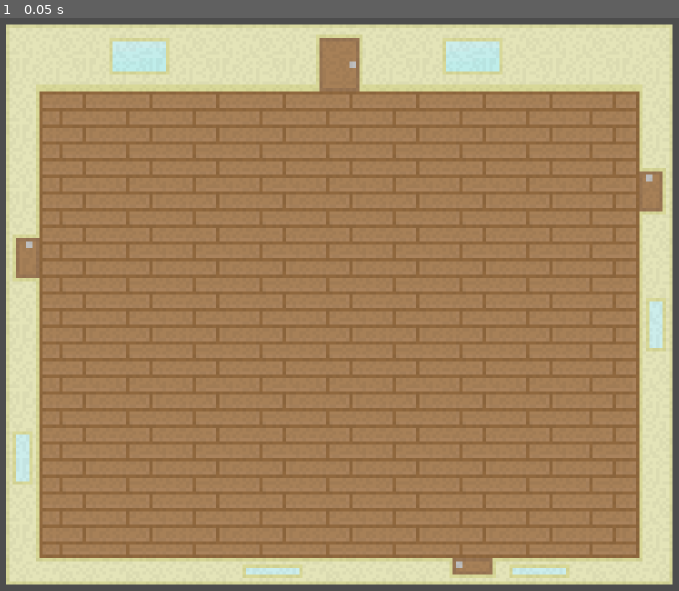
Above: before the commit, frame 1.
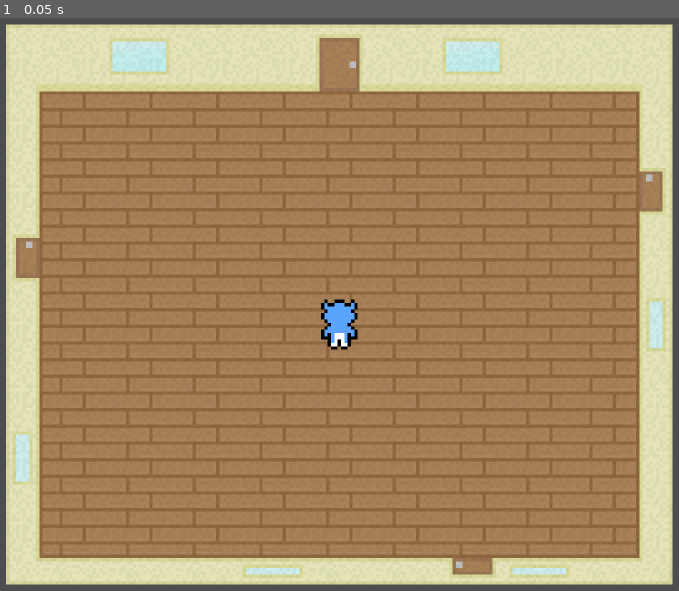
Above: after the commit, the same moment.

Repository: Furryous-Games/Practice-Run---Nyctophobia
Game: Godot game, scene res://Scenes/nyctophobia_game.tscn
Same seed, same stepped clock (60 frames per second), same inputs: the game is played once before the commit and once after it.
Inputs:
- Up to frame 1 (0.05 s): no input

The runs differ from the first frame. In frame 1, 0.4% of the frame differs, in the area x 47-53%, y 49-58%.

Commit message:
Developed Basic Player Movement

Diff:
--- a/Nyctophobia Game/Scenes/nyctophobia_game.tscn
+++ b/Nyctophobia Game/Scenes/nyctophobia_game.tscn
@@ -1,10 +1,11 @@
-[gd_scene load_steps=5 format=3 uid="uid://lhce756532wj"]
+[gd_scene load_steps=6 format=3 uid="uid://lhce756532wj"]
 
-[ext_resource type="Script" path="res://Scripts/main_script.gd" id="1_w5anb"]
-[ext_resource type="Texture2D" uid="uid://d2nvyfnik0rhk" path="res://Assets/Art/roomTileset.png" id="2_xxo5l"]
+[ext_resource type="Script" uid="uid://g8pqkqh6xfnj" path="res://scripts/main_script.gd" id="1_v57t4"]
+[ext_resource type="Texture2D" uid="uid://d2nvyfnik0rhk" path="res://assets/sprites/roomTileset.png" id="2_vhfn7"]
+[ext_resource type="PackedScene" uid="uid://bn6ku55hacl74" path="res://scenes/player.tscn" id="3_vhfn7"]
 
 [sub_resource type="TileSetAtlasSource" id="TileSetAtlasSource_iw1gg"]
-texture = ExtResource("2_xxo5l")
+texture = ExtResource("2_vhfn7")
 texture_region_size = Vector2i(20, 20)
 10:0/0 = 0
 11:0/0 = 0
@@ -68,7 +69,7 @@
 position = Vector2(8, 8)
 
 [node name="Main Script" type="Node" parent="."]
-script = ExtResource("1_w5anb")
+script = ExtResource("1_v57t4")
 
 [node name="Tile Sets" type="Node2D" parent="."]
 
@@ -76,3 +77,5 @@
 tile_set = SubResource("TileSet_t0ejn")
 format = 2
 layer_0/tile_data = PackedInt32Array(0, 0, 1, 1, 65536, 1, 2, 131072, 1, 3, 65536, 1, 4, 65536, 1, 5, 196608, 1, 6, 655 …(5824 unchanged characters)…
+
+[node name="Player" parent="." instance=ExtResource("3_vhfn7")]
--- a/Nyctophobia Game/project.godot
+++ b/Nyctophobia Game/project.godot
@@ -10,9 +10,9 @@
 
 [application]
 
-config/name="Game Jam Test Run -- Instability"
-run/main_scene="res://Scenes/nyctophobia_game.tscn"
-config/features=PackedStringArray("4.3", "Forward Plus")
+config/name="Instability: Nyctophobia"
+run/main_scene="res://scenes/nyctophobia_game.tscn"
+config/features=PackedStringArray("4.4", "Forward Plus")
 config/icon="res://icon.svg"
 
 [display]
--- /dev/null
+++ b/Nyctophobia Game/scenes/player.tscn
@@ -0,0 +1,113 @@
+[gd_scene load_steps=15 format=3 uid="uid://bn6ku55hacl74"]
+
+[ext_resource type="Script" uid="uid://dx3oxv2hrkqpr" path="res://scripts/player.gd" id="1_3vyb7"]
+[ext_resource type="Texture2D" uid="uid://dowa1opmxjpww" path="res://assets/sprites/CharacterModels.png" id="2_g2els"]
+
+[sub_resource type="PhysicsMaterial" id="PhysicsMaterial_3vyb7"]
+friction = 0.0
+
+[sub_resource type="AtlasTexture" id="AtlasTexture_g2els"]
+atlas = ExtResource("2_g2els")
+region = Rect2(76, 0, 19, 19)
+
+[sub_resource type="AtlasTexture" id="AtlasTexture_dqkch"]
+atlas = ExtResource("2_g2els")
+region = Rect2(114, 0, 19, 19)
+
+[sub_resource type="AtlasTexture" id="AtlasTexture_qlg0r"]
+atlas = ExtResource("2_g2els")
+region = Rect2(133, 0, 19, 19)
+
+[sub_resource type="AtlasTexture" id="AtlasTexture_fjrip"]
+atlas = ExtResource("2_g2els")
+region = Rect2(0, 0, 19, 19)
+
+[sub_resource type="AtlasTexture" id="AtlasTexture_tuyoq"]
+atlas = ExtResource("2_g2els")
+region = Rect2(19, 0, 19, 19)
+
+[sub_resource type="AtlasTexture" id="AtlasTexture_smehm"]
+atlas = ExtResource("2_g2els")
+region = Rect2(38, 0, 19, 19)
+
+[sub_resource type="AtlasTexture" id="AtlasTexture_ur7pv"]
+atlas = ExtResource("2_g2els")
+region = Rect2(57, 0, 19, 19)
+
+[sub_resource type="AtlasTexture" id="AtlasTexture_qhqgy"]
+atlas = ExtResource("2_g2els")
+region = Rect2(152, 0, 19, 19)
+
+[sub_resource type="AtlasTexture" id="AtlasTexture_y4r1p"]
+atlas = ExtResource("2_g2els")
+region = Rect2(171, 0, 19, 19)
+
+[sub_resource type="AtlasTexture" id="AtlasTexture_d2wvv"]
+atlas = ExtResource("2_g2els")
+region = Rect2(190, 0, 19, 19)
+
+[sub_resource type="SpriteFrames" id="SpriteFrames_3v2ag"]
+animations = [{
+"frames": [{
+"duration": 1.0,
+"texture": SubResource("AtlasTexture_g2els")
+}, {
+"duration": 1.0,
+"texture": SubResource("AtlasTexture_dqkch")
+}, {
+"duration": 1.0,
+"texture": SubResource("AtlasTexture_qlg0r")
+}],
+"loop": true,
+"name": &"walk_down",
+"speed": 1.0
+}, {
+"frames": [{
+"duration": 1.0,
+"texture": SubResource("AtlasTexture_fjrip")
+}, {
+"duration": 1.0,
+"texture": SubResource("AtlasTexture_tuyoq")
+}],
+"loop": true,
+"name": &"walk_left",
+"speed": 5.0
+}, {
+"frames": [{
+"duration": 1.0,
+"texture": SubResource("AtlasTexture_smehm")
+}, {
+"duration": 1.0,
+"texture": SubResource("AtlasTexture_ur7pv")
+}],
+"loop": true,
+"name": &"walk_right",
+"speed": 5.0
+}, {
+"frames": [{
+"duration": 1.0,
+"texture": SubResource("AtlasTexture_qhqgy")
+}, {
+"duration": 1.0,
+"texture": SubResource("AtlasTexture_y4r1p")
+}, {
+"duration": 1.0,
+"texture": SubResource("AtlasTexture_d2wvv")
+}],
+"loop": true,
+"name": &"walk_up",
+"speed": 5.0
+}]
+
+[node name="Player" type="Node2D"]
+z_index = 1
+script = ExtResource("1_3vyb7")
+
+[node name="AnimatableBody2D" type="AnimatableBody2D" parent="."]
+physics_material_override = SubResource("PhysicsMaterial_3vyb7")
+sync_to_physics = false
+
+[node name="Sprite2D" type="AnimatedSprite2D" parent="AnimatableBody2D"]
+position = Vector2(10, 10)
+sprite_frames = SubResource("SpriteFrames_3v2ag")
+animation = &"walk_up"
--- /dev/null
+++ b/Nyctophobia Game/scripts/player.gd
@@ -0,0 +1,57 @@
+extends Node2D
+
+# Stores the player's position in relation to the tiles; "5, 4" is the center of a 11x9 room
+var player_pos: Array[int] = [5, 4]
+# For tweening (allows for smooth movement)
+var tween_pos: Tween
+
+
+func _ready() -> void:
+	self.position = Vector2(player_pos[0] * 20, player_pos[1] * 20)
+
+
+# Whether or not a move command is currently being enacted
+var executing := false
+# To store the next input given while the movement animation is playing
+var move_cue := []
+
+
+# Handles user inputs
+func _input(event: InputEvent) -> void:
+	# return if not an accepted input; allows one additional input to be cued
+	if (
+		not event is InputEventKey
+		or event.as_text() not in ["Up", "Down", "Right", "Left"]
+		or event.is_released()
+		or move_cue.size() > 1
+	):
+		return
+	# Stores the input as text ("Up", "Down", "Right", "Left")
+	var key: String = event.as_text()
+	# Stores the next input to be played once the current ends
+	move_cue.append([1 if key == "Up" or key == "Down" else 0, 1 if key == "Down" or key == "Right" else -1, key])
+
+	# If animation is currently playing (move being performed): return
+	if executing:
+		return
+	executing = true
+
+	# Move player position; animates the movent
+	# NOTE: Waiting until the full movement ends before accepting another input felt unresponsive. \
+		# This remedies that, though it also doesn't feel quite right
+	# Performs the cued movement inputs
+	while move_cue.size() != 0:
+		player_pos[move_cue[0][0]] += move_cue[0][1]
+		tween_pos = create_tween().set_ease(Tween.EASE_OUT).set_trans(Tween.TRANS_SINE)
+		tween_pos.tween_property(self, "position", Vector2(player_pos[0] * 20, player_pos[1] * 20), 0.2)
+		# Sets the animation according to the direction of the input
+		match move_cue[0][2]:
+			"Up": $AnimatableBody2D/Sprite2D.animation = "walk_up"
+			"Down": $AnimatableBody2D/Sprite2D.animation = "walk_down"
+			"Left": $AnimatableBody2D/Sprite2D.animation = "walk_left"
+			"Right": $AnimatableBody2D/Sprite2D.animation = "walk_right"
+		$AnimatableBody2D/Sprite2D.frame = 1
+		move_cue.remove_at(0)
+		await get_tree().create_timer(0.2).timeout
+		$AnimatableBody2D/Sprite2D.frame = 0
+	executing = false
Binary file added: Nyctophobia Game/assets/sprites/CharacterModels.png
Not shown, changed: Nyctophobia Game/assets/sprites/CharacterModels.png.import
Renamed: Nyctophobia Game/Assets/Art/roomTileset.png -> Nyctophobia Game/assets/sprites/roomTileset.png
Not shown, added: Nyctophobia Game/assets/sprites/roomTileset.png.import
Not shown, added: Nyctophobia Game/scripts/main_script.gd.uid
Not shown, added: Nyctophobia Game/scripts/player.gd.uid
